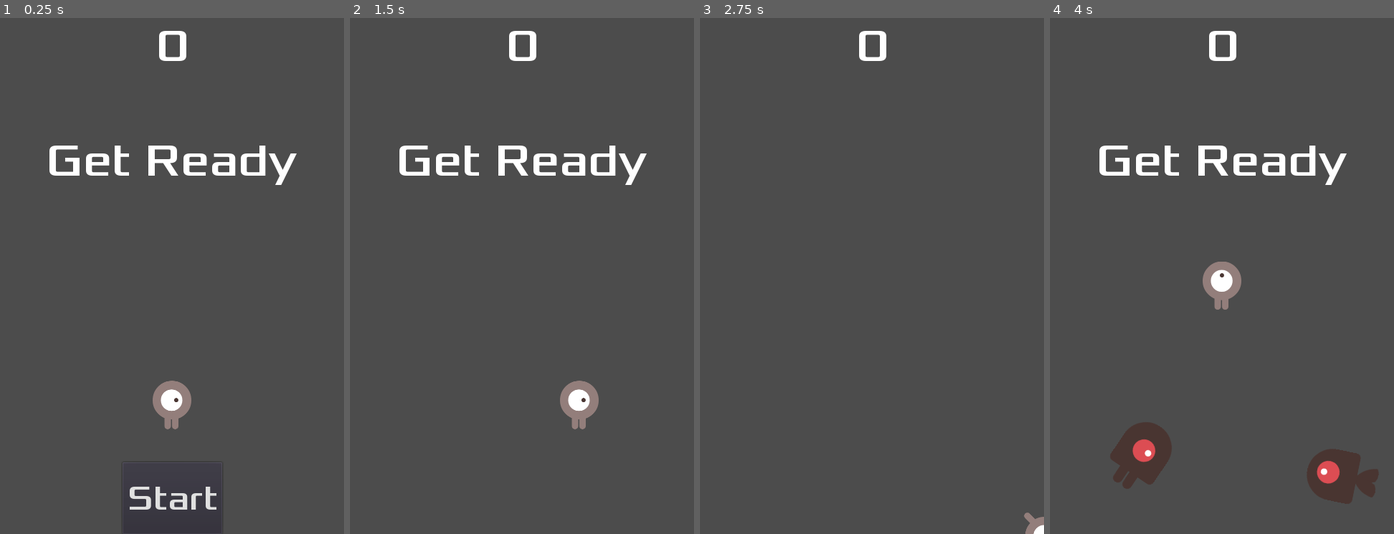
Above: before the commit, frames 1-4 (left to right).
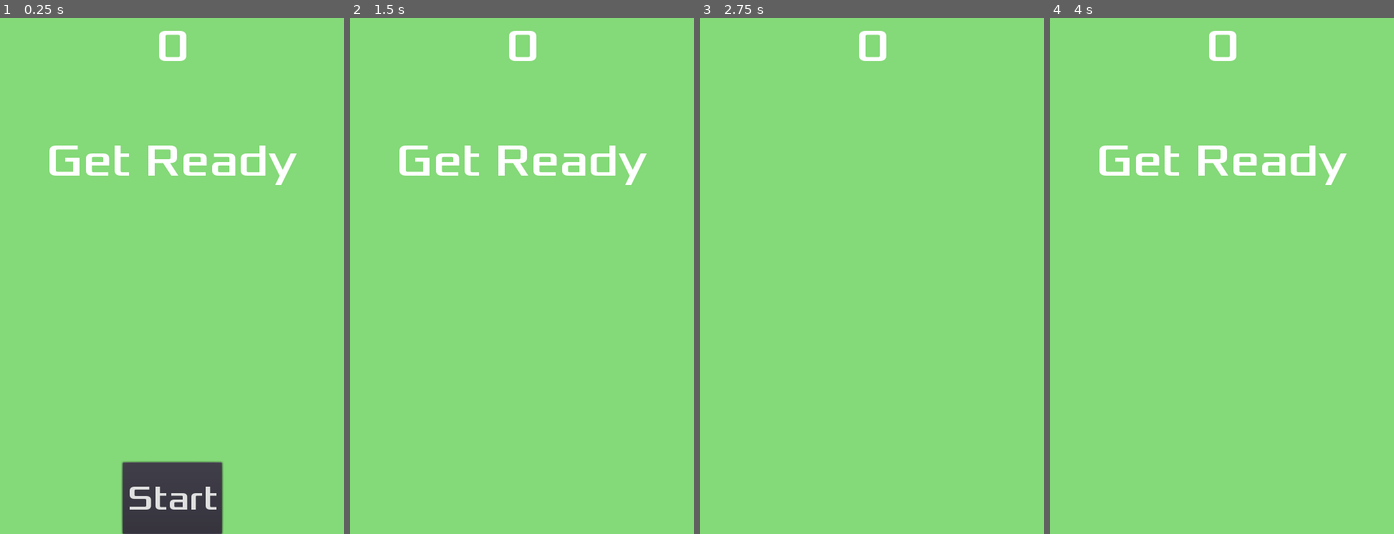
Above: after the commit, the same moments.

Repository: fazebenjamin1/DodgeTheCreeps
Game: Godot game, scene res://Main.tscn
Same seed, same stepped clock (60 frames per second), same inputs: the game is played once before the commit and once after it.
Inputs:
- Up to frame 1 (0.25 s): no input
- Up to frame 2 (1.5 s): click "Start" at 0.5 s; tap Enter at 1.25 s; hold Right (move_right) from 1.28 s (still down)
- Up to frame 3 (2.75 s): release Right (move_right) at 2.03 s; hold Down (move_down) from 2.03 s (still down)
- Up to frame 4 (4 s): release Down (move_down) at 2.78 s; hold Right (move_right) 2.78-3.53 s; hold Up (move_up) from 3.53 s (still down)

The runs differ from the first frame. In frame 1, 94% of the frame differs, in the area x 0-100%, y 0-100%; in frame 2, 98%; in frame 3, 100%; in frame 4, 98%.

Commit message:
Canviem el fons

Diff:
--- a/Main.tscn
+++ b/Main.tscn
@@ -35,6 +35,11 @@
 
 [node name="HUD" parent="." instance=ExtResource( 4 )]
 
+[node name="ColorRect" type="ColorRect" parent="."]
+margin_right = 480.0
+margin_bottom = 720.0
+color = Color( 0.521569, 0.854902, 0.47451, 1 )
+
 [connection signal="timeout" from="MobTimer" to="." method="_on_MobTimer_timeout"]
 [connection signal="timeout" from="ScoreTimer" to="." method="_on_ScoreTimer_timeout"]
 [connection signal="timeout" from="StartTimer" to="." method="_on_StartTimer_timeout"]
--- a/Mob.tscn
+++ b/Mob.tscn
@@ -27,10 +27,10 @@
 } ]
 
 [sub_resource type="CapsuleShape2D" id=2]
-radius = 40.0
+radius = 44.0
 height = 0.0
 
-[node name="Mob" type="RigidBody2D"]
+[node name="Mob" type="RigidBody2D" groups=["mobs"]]
 gravity_scale = 0.0
 script = ExtResource( 7 )
 
